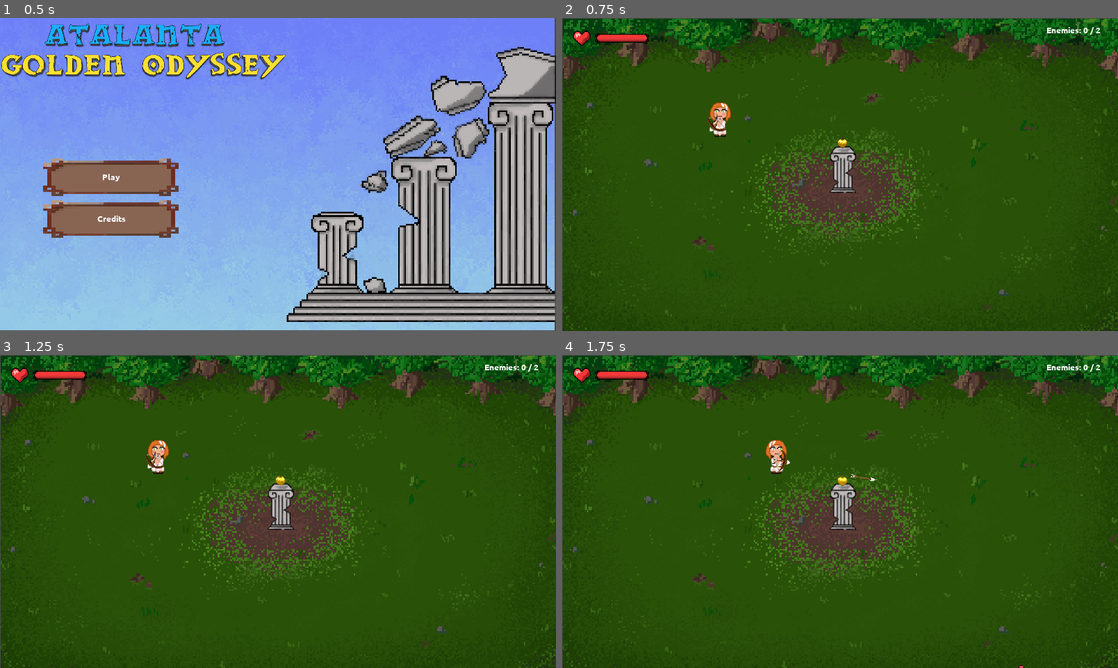
Above: before the commit, frames 1-4 (two rows, left to right).
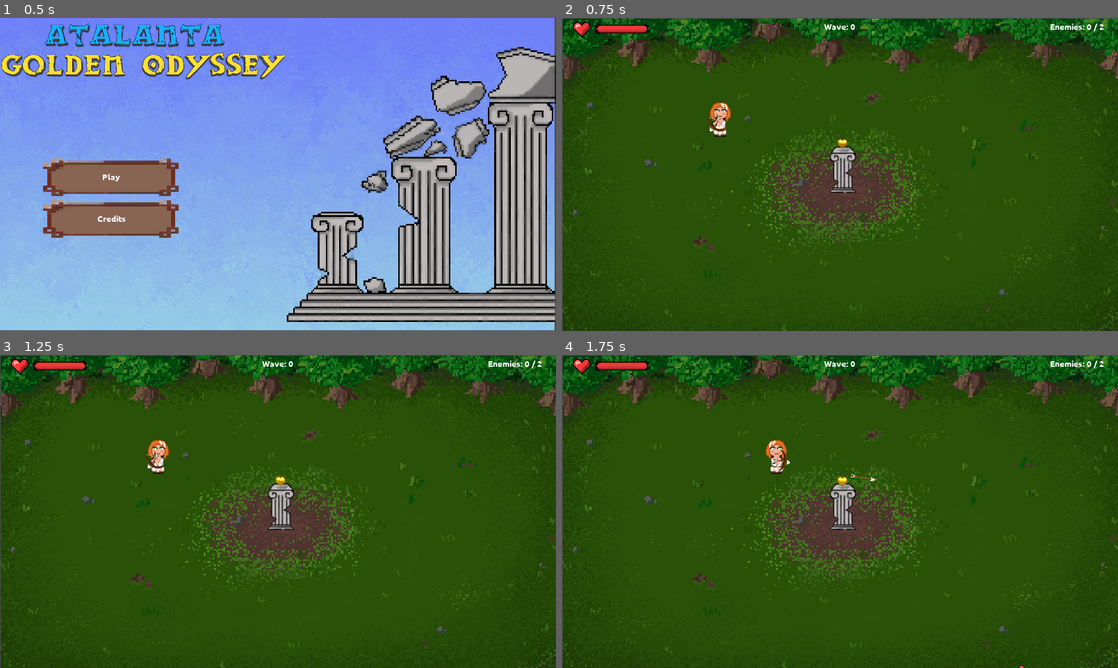
Above: after the commit, the same moments.

Repository: moisesjbc/atalanta-golden-odyssey
Game: Godot game, scene res://gui/main_menu/main_menu.tscn
Same seed, same stepped clock (60 frames per second), same inputs: the game is played once before the commit and once after it. The engine's default icon, where the game draws it, is replaced by a stand-in: a white triangle on a blue panel in a dark square.
Inputs (mouse positions are in pixels of both pictures, inside the frame that each line leads up to):
- Up to frame 1 (0.5 s): no input
- Up to frame 2 (0.75 s): click "Play" at 0.5 s
- Up to frame 3 (1.25 s): no input
- Up to frame 4 (1.75 s): move the mouse to (962, 495) at 1.27 s; hold Right (ui_right) from 1.28 s (still down); click (962, 495) at 1.42 s

Frame 1 is identical in both runs. In frame 2, 1.0% of the frame differs, in the area x 2-98%, y 1-9%; in frame 3, 1.0%; in frame 4, 1.0%.

Commit message:
Add wave counter to GUI

Diff:
--- a/godot-project/gameplay/main_stable/main_stable.gd
+++ b/godot-project/gameplay/main_stable/main_stable.gd
@@ -28,6 +28,7 @@
 	$enemy_manager.start_wave(current_wave)
 	$enemy_manager.set_targets($player, $central_object)
 	$gui.set_total_enemies($enemy_manager.total_enemies)
+	$gui.set_current_wave(wave_index)
 
 
 func _on_enemy_manager_all_enemies_died():
--- a/godot-project/gui/gui/gui.gd
+++ b/godot-project/gui/gui/gui.gd
@@ -30,6 +30,8 @@
 func update_enemies_label():
 	$gui/enemies_label.text = "Enemies: " + str(self.killed_enemies) + " / " + str(self.total_enemies)
 
+func set_current_wave(wave_index):
+	$gui/wave_label.text = "Wave: " + str(wave_index)
 
 func _on_enemy_manager_enemy_died():
 	self.killed_enemies += 1
--- a/godot-project/gui/gui/gui.tscn
+++ b/godot-project/gui/gui/gui.tscn
@@ -24,16 +24,16 @@
 
 [node name="ColorRect" type="ColorRect" parent="gui"]
 margin_left = 121.0
-margin_top = 57.0
+margin_top = 25.0
 margin_right = 294.0
-margin_bottom = 84.0
+margin_bottom = 52.0
 color = Color( 0, 0, 0, 1 )
 
 [node name="health_bar" type="TextureProgress" parent="gui"]
 margin_left = -4.0
-margin_top = -24.0
+margin_top = -56.0
 margin_right = 299.0
-margin_bottom = 183.0
+margin_bottom = 151.0
 value = 100.0
 texture_progress = ExtResource( 3 )
 texture_progress_offset = Vector2( 105, -41 )
@@ -118,12 +118,23 @@
 text = "Damage"
 
 [node name="enemies_label" type="Label" parent="gui"]
-margin_left = 1624.0
-margin_top = 13.0
-margin_right = 1908.0
-margin_bottom = 72.0
+anchor_left = 1.0
+anchor_right = 1.0
+margin_left = -284.0
+margin_bottom = 59.0
 custom_fonts/font = SubResource( 1 )
 text = "Enemies: 1 / 10"
+align = 1
+valign = 1
+
+[node name="wave_label" type="Label" parent="gui"]
+anchor_left = 0.5
+anchor_right = 0.5
+margin_left = -142.0
+margin_right = 142.0
+margin_bottom = 59.0
+custom_fonts/font = SubResource( 1 )
+text = "Wave: 1"
 align = 1
 valign = 1
 
